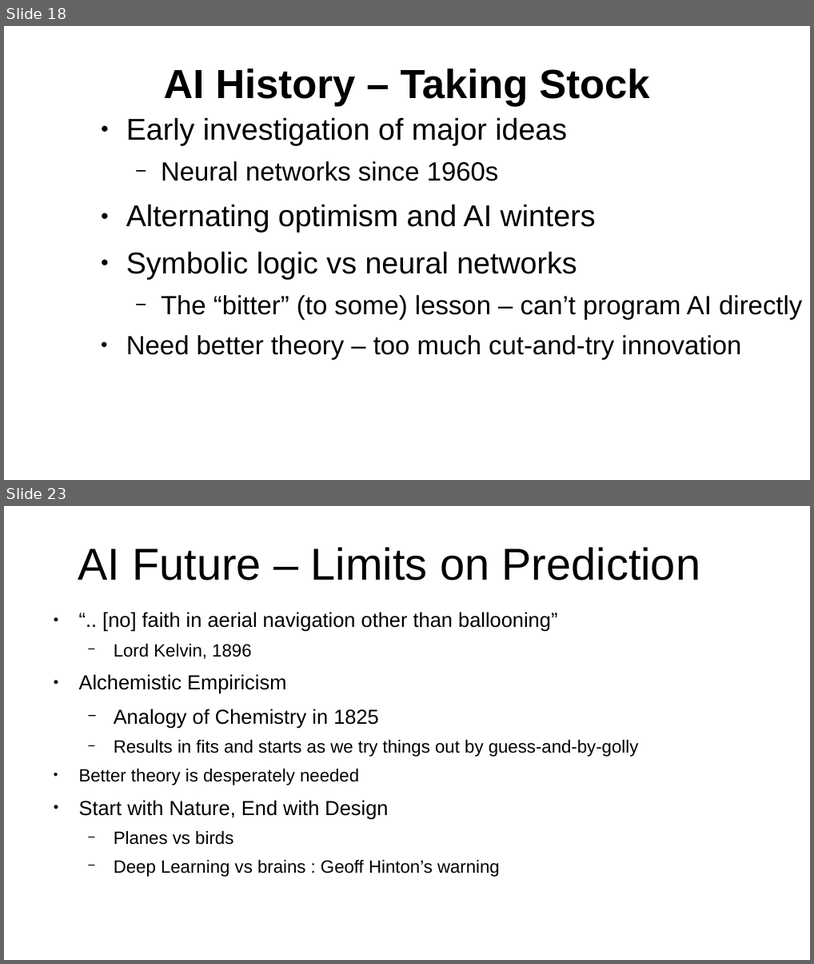
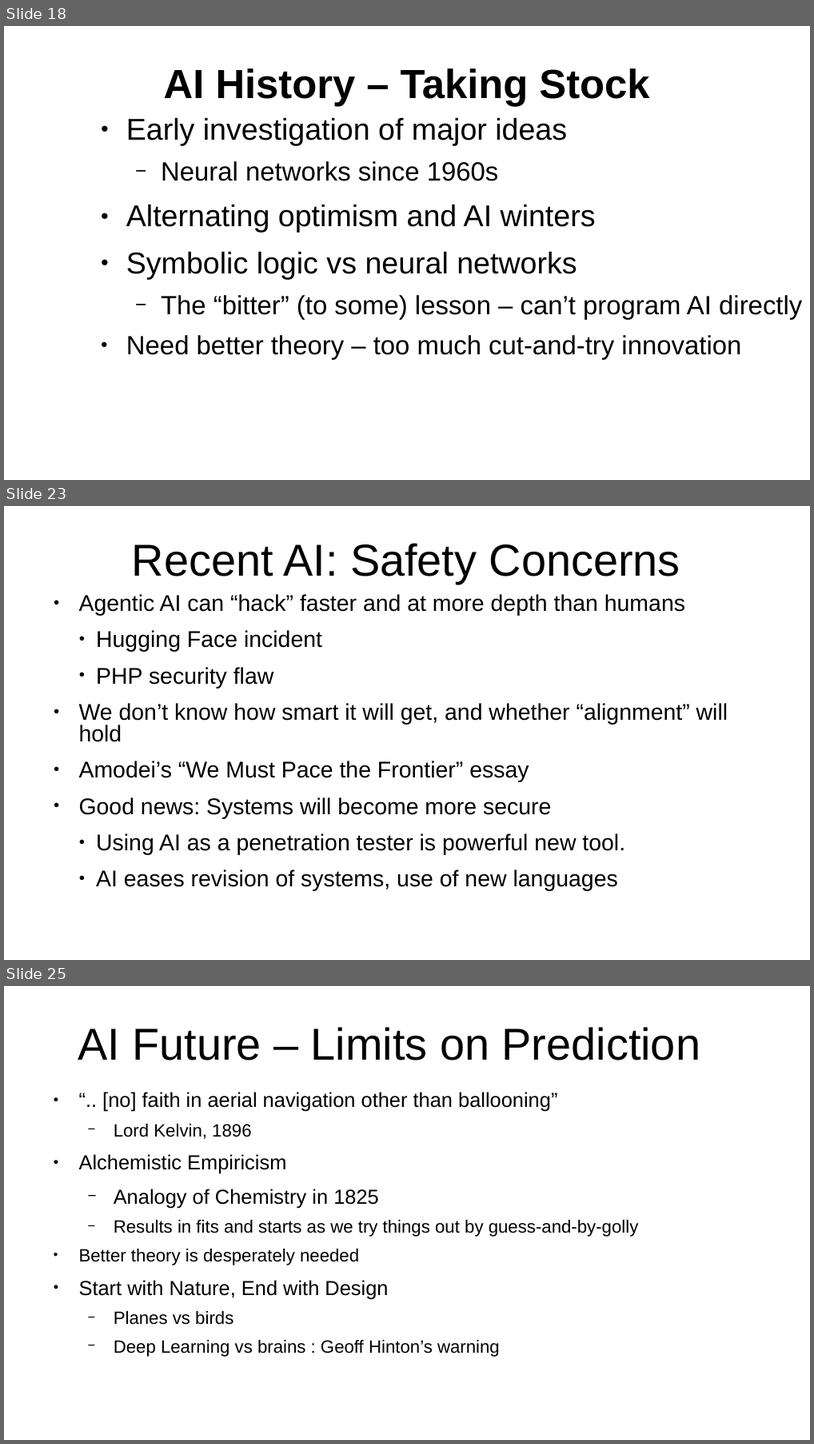
Before and after one commit to ClintStaley/AITalks, a slide deck: UATX/FullPreso2026.pptx. Shown one above the other, each under a label of ours: slides 18 and 23 before the commit, slides 18, 23 and 25 after it; the slides between them are not shown. The pictures are 814x964 and 814x1444 pixels, drawn with LibreOffice and Linux fonts; fonts in the diff are those of the drawing. Boxes give left, top, right and bottom in pixels: in the first picture for what was removed or moved away, otherwise in the second. Text is boxed around its words. In the diff, an @@ line names an element or a change of style, - is before the commit and + after.

```diff
--- a/UATX/FullPreso2026.pptx
+++ b/UATX/FullPreso2026.pptx
@@ slide 23 added at (x1=4, y1=506, x2=810, y2=960), background #FFFFFF @@
@@ text added at (x1=132, y1=543, x2=681, y2=584), 44 pt, text #000000 @@
+Recent AI: Safety Concerns
@@ text added at (x1=79, y1=594, x2=729, y2=887), 22.4 pt, text #000000 @@
+● Agentic AI can “hack” faster and at more depth than humans
+    ● Hugging Face incident
+    ● PHP security flaw
+● We don’t know how smart it will get, and whether “alignment” will hold
+● Amodei’s “We Must Pace the Frontier” essay
+● Good news: Systems will become more secure
+    ● Using AI as a penetration tester is powerful new tool.
+    ● AI eases revision of systems, use of new languages
@@ what was slide 23 is now slide 25 @@
```
Also in this commit, not shown: 3 slides changed, 3 other slides added, 1 slide removed, 1 other file.
